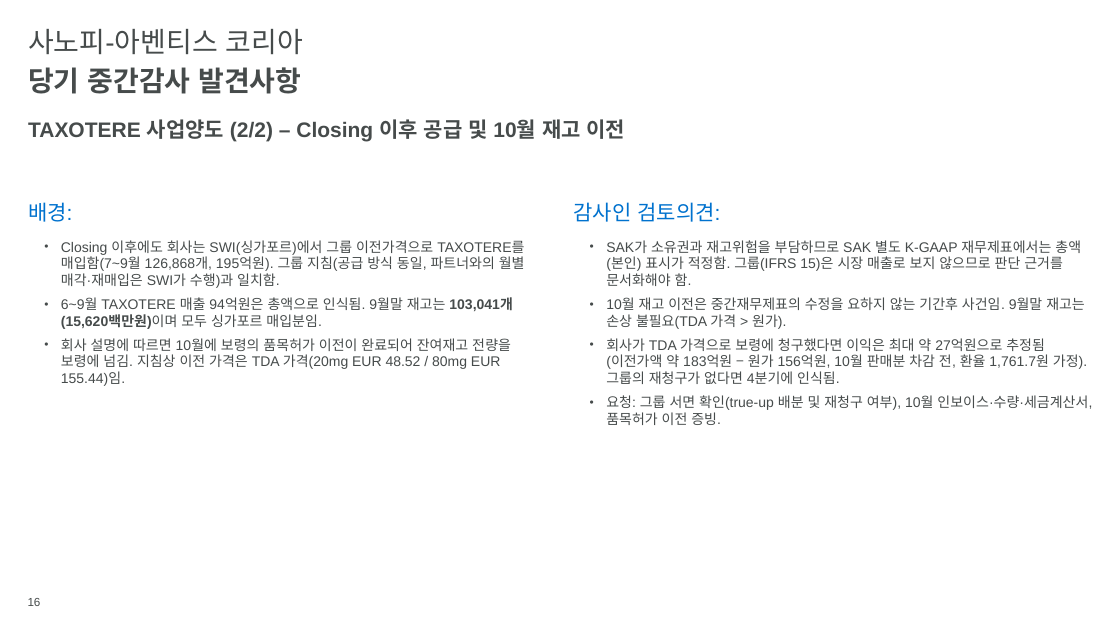
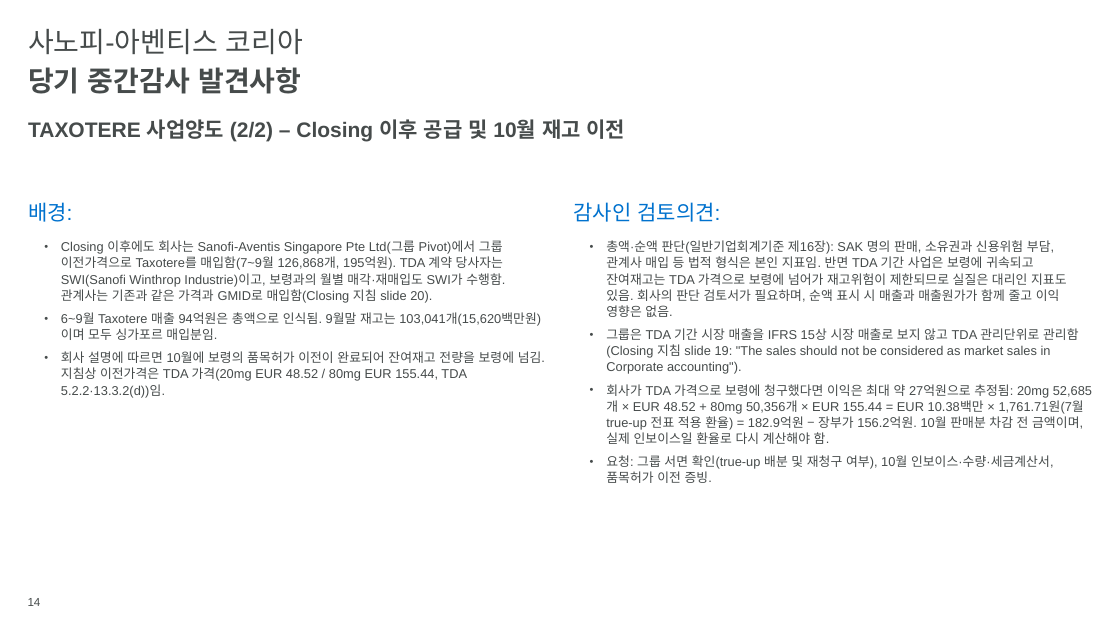
Before and after one commit to hansesle-maker/code, a slide deck: slide 14 of deliverables/SAK_FY2026_Interim_Closing_KO.pptx (slide 16 before the commit). Drawn at 1120x630 pixels with LibreOffice and Linux fonts; fonts in the diff are those of the drawing; background and template pictures are left out. Boxes give left, top, right and bottom in pixels: in the first picture for what was removed or moved away, otherwise in the second. Text is boxed around its words. In the diff, an @@ line names an element or a change of style, - is before the commit and + after.

```diff
--- a/deliverables/SAK_FY2026_Interim_Closing_KO.pptx
+++ b/deliverables/SAK_FY2026_Interim_Closing_KO.pptx
@@ text at (x1=61, y1=240, x2=545, y2=397): text changed; size 12 to 11 pt @@
-  • Closing 이후에도 회사는 SWI(싱가포르)에서 그룹 이전가격으로 TAXOTERE를 매입함(7~9월 126,868개, 195억원). 그룹 지침(공급 방식 동일, 파트너와의 월별 매각·재매입은 SWI가 수행)과 일치함.
-  • 6~9월 TAXOTERE 매출 94억원은 총액으로 인식됨. 9월말 재고는 103,041개(15,620백만원)이며 모두 싱가포르 매입분임.
-  • 회사 설명에 따르면 10월에 보령의 품목허가 이전이 완료되어 잔여재고 전량을 보령에 넘김. 지침상 이전 가격은 TDA 가격(20mg EUR 48.52 / 80mg EUR 155.44)임.
+  • Closing 이후에도 회사는 Sanofi-Aventis Singapore Pte Ltd(그룹 Pivot)에서 그룹 이전가격으로 Taxotere를 매입함(7~9월 126,868개, 195억원). TDA 계약 당사자는 SWI(Sanofi Winthrop Industrie)이고, 보령과의 월별 매각·재매입도 SWI가 수행함. 관계사는 기존과 같은 가격과 GMID로 매입함(Closing 지침 slide 20).
+  • 6~9월 Taxotere 매출 94억원은 총액으로 인식됨. 9월말 재고는 103,041개(15,620백만원)이며 모두 싱가포르 매입분임.
+  • 회사 설명에 따르면 10월에 보령의 품목허가 이전이 완료되어 잔여재고 전량을 보령에 넘김. 지침상 이전가격은 TDA 가격(20mg EUR 48.52 / 80mg EUR 155.44, TDA 5.2.2·13.3.2(d))임.
@@ text at (x1=606, y1=240, x2=1092, y2=444): text changed; size 12 to 11 pt @@
-  • SAK가 소유권과 재고위험을 부담하므로 SAK 별도 K-GAAP 재무제표에서는 총액(본인) 표시가 적정함. 그룹(IFRS 15)은 시장 매출로 보지 않으므로 판단 근거를 문서화해야 함.
-  • 10월 재고 이전은 중간재무제표의 수정을 요하지 않는 기간후 사건임. 9월말 재고는 손상 불필요(TDA 가격 > 원가).
-  • 회사가 TDA 가격으로 보령에 청구했다면 이익은 최대 약 27억원으로 추정됨(이전가액 약 183억원 − 원가 156억원, 10월 판매분 차감 전, 환율 1,761.7원 가정). 그룹의 재청구가 없다면 4분기에 인식됨.
+  • 총액·순액 판단(일반기업회계기준 제16장): SAK 명의 판매, 소유권과 신용위험 부담, 관계사 매입 등 법적 형식은 본인 지표임. 반면 TDA 기간 사업은 보령에 귀속되고 잔여재고는 TDA 가격으로 보령에 넘어가 재고위험이 제한되므로 실질은 대리인 지표도 있음. 회사의 판단 검토서가 필요하며, 순액 표시 시 매출과 매출원가가 함께 줄고 이익 영향은 없음.
+  • 그룹은 TDA 기간 시장 매출을 IFRS 15상 시장 매출로 보지 않고 TDA 관리단위로 관리함(Closing 지침 slide 19: "The sales should not be considered as market sales in Corporate accounting").
+  • 회사가 TDA 가격으로 보령에 청구했다면 이익은 최대 약 27억원으로 추정됨: 20mg 52,685개 × EUR 48.52 + 80mg 50,356개 × EUR 155.44 = EUR 10.38백만 × 1,761.71원(7월 true-up 전표 적용 환율) = 182.9억원 − 장부가 156.2억원. 10월 판매분 차감 전 금액이며, 실제 인보이스일 환율로 다시 계산해야 함.
@@ text at (x1=606, y1=455, x2=1054, y2=483): size 12 to 11 pt in "요청: 그룹 서면 확인(true-up 배분 및 재청구 ..."; line spacing 1 to 1.05 @@
@@ page number at (x1=28, y1=598, x2=41, y2=606): text changed @@
-16
+14
```
Also in this commit, not shown: 12 other slides changed, 8 slides removed.
